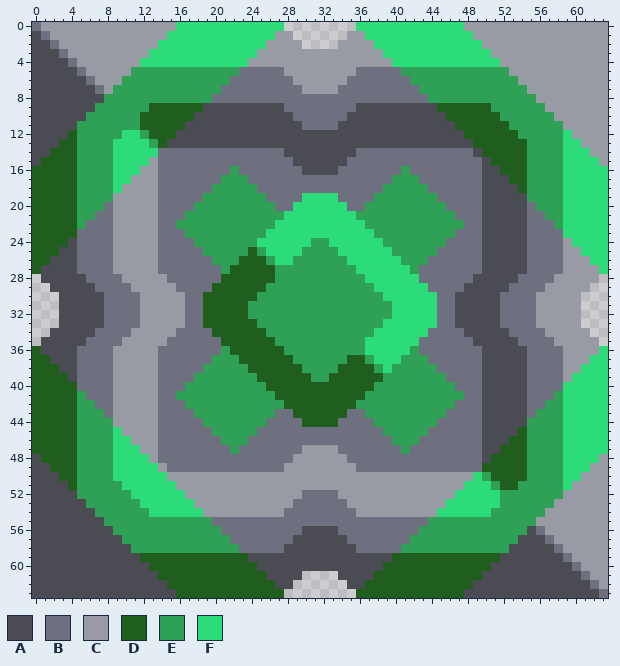
Edited in one commit: pixel-art sprite (sprites/blocks/effect/i07-renewal-dome.png). The picture above was drawn from the file before the commit.
The file is 64x64 pixels.
Palette (. is transparent): A #4a4b53  B #6e7080  C #989aa4  D #1f5e1d  E #2fa157  F #2cdc78
Pixels before (only the part around the change), first column x 0:
 0 BCCCCCCCCCCCCCCCFFFFFFFFFFFF........FFFFFFFFFFFFCCCCCCCCCCCCCCCC
 1 ABCCCCCCCCCCCCCFFFFFFFFFFFFCC......CCFFFFFFFFFFFFCCCCCCCCCCCCCCC
 2 AABCCCCCCCCCCCFFFFFFFFFFFFCCCC....CCCCFFFFFFFFFFFFCCCCCCCCCCCCCC
 3 AAABCCCCCCCCCFFFFFFFFFFFFCCCCCCCCCCCCCCFFFFFFFFFFFFCCCCCCCCCCCCC
 4 AAAABCCCCCCCFFFFFFFFFFFFCCCCCCCCCCCCCCCCFFFFFFFFFFFFCCCCCCCCCCCC
 5 AAAAABCCCCCEEEEEEEEEEEEBBBBBCCCCCCCCBBBBBEEEEEEEEEEEECCCCCCCCCCC
 6 AAAAAABCCCEEEEEEEEEEEEBBBBBBBCCCCCCBBBBBBBEEEEEEEEEEEECCCCCCCCCC
 7 AAAAAAABCEEEEEEEEEEEEBBBBBBBBBCCCCBBBBBBBBBEEEEEEEEEEEECCCCCCCCC
 8 AAAAAAAAEEEEEEEEEEEEBBBBBBBBBBBBBBBBBBBBBBBBEEEEEEEEEEEECCCCCCCC
 9 AAAAAAAEEEEEEDDDDDDAAAAAAAAABBBBBBBBAAAAAAAAADDDDDDEEEEEECCCCCCC
10 AAAAAAEEEEEEDDDDDDAAAAAAAAAAABBBBBBAAAAAAAAAAADDDDDDEEEEEECCCCCC
11 AAAAAEEEEEEEDDDDDAAAAAAAAAAAAABBBBAAAAAAAAAAAAADDDDDDEEEEEECCCCC
12 AAAADEEEEEFFEDDDAAAAAAAAAAAAAAAAAAAAAAAAAAAAAAAADDDDDDEEEEEFCCCC
13 AAADDEEEEFFFFEDAAAAAAAAAAAAAAAAAAAAAAAAAAAAAAAAAADDDDDDEEEEFFCCC
14 AADDDEEEEFFFFFBBBBBBBBBBBBBBAAAAAAAABBBBBBBBBBBBBADDDDDEEEEFFFCC
15 ADDDDEEEEFFFFCBBBBBBBBBBBBBBBAAAAAABBBBBBBBBBBBBBBADDDDEEEEFFFFC
16 DDDDDEEEEFFFCCBBBBBBBBEBBBBBBBAAAABBBBBBBEBBBBBBBBAADDDEEEEFFFFF
17 DDDDDEEEEFFCCCBBBBBBBEEEBBBBBBBBBBBBBBBBEEEBBBBBBBAAADDEEEEFFFFF
18 DDDDDEEEEFCCCCBBBBBBEEEEEBBBBBBBBBBBBBBEEEEEBBBBBBAAAADEEEEFFFFF
19 DDDDDEEEECCCCCBBBBBEEEEEEEBBBBFFFFBBBBEEEEEEEBBBBBAAAAAEEEEFFFFF
20 DDDDDEEEBCCCCCBBBBEEEEEEEEEBBFFFFFFBBEEEEEEEEEBBBBAAAAABEEEFFFFF
21 DDDDDEEBBCCCCCBBBEEEEEEEEEEEFFFFFFFFEEEEEEEEEEEBBBAAAAABBEEFFFFF
22 DDDDDEBBBCCCCCBBEEEEEEEEEEEFFFFFFFFFFEEEEEEEEEEEBBAAAAABBBEFFFFF
23 DDDDDBBBBCCCCCBBBEEEEEEEEEFFFFFFFFFFFFEEEEEEEEEBBBAAAAABBBBFFFFF
24 DDDDABBBBCCCCCBBBBEEEEEEEFFFFFFEEFFFFFFEEEEEEEBBBBAAAAABBBBCFFFF
25 DDDAABBBBCCCCCBBBBBEEEEEDEFFFFEEEEFFFFFFEEEEEBBBBBAAAAABBBBCCFFF
26 DDAAABBBBCCCCCBBBBBBEEEDDDEFFEEEEEEFFFFFFEEEBBBBBBAAAAABBBBCCCFF
27 DAAAABBBBCCCCCBBBBBBBEDDDDDEEEEEEEEEFFFFFFEBBBBBBBAAAAABBBBCCCCF
28 .AAAAABBBBCCCCCBBBBBBDDDDDDEEEEEEEEEEFFFFFFBBBBBBAAAAABBBBCCCCC.
29 ..AAAAABBBBCCCCCBBBBDDDDDDEEEEEEEEEEEEFFFFFFBBBBAAAAABBBBCCCCC..
30 ...AAAAABBBBCCCCCBBDDDDDDEEEEEEEEEEEEEEFFFFFFBBAAAAABBBBCCCCC...
31 ...AAAAABBBBCCCCCBBDDDDDEEEEEEEEEEEEEEEEFFFFFBBAAAAABBBBCCCCC...
32 ...AAAAABBBBCCCCCBBDDDDDEEEEEEEEEEEEEEEEFFFFFBBAAAAABBBBCCCCC...
33 ...AAAAABBBBCCCCCBBDDDDDDEEEEEEEEEEEEEEFFFFFFBBAAAAABBBBCCCCC...
34 ..AAAAABBBBCCCCCBBBBDDDDDDEEEEEEEEEEEEFFFFFFBBBBAAAAABBBBCCCCC..
35 .AAAAABBBBCCCCCBBBBBBDDDDDDEEEEEEEEEEFFFFFFBBBBBBAAAAABBBBCCCCC.
36 DAAAABBBBCCCCCBBBBBBBEDDDDDDEEEEEEEEEFFFFFEBBBBBBBAAAAABBBBCCCCF
37 DDAAABBBBCCCCCBBBBBBEEEDDDDDDEEEEEEDDEFFFEEEBBBBBBAAAAABBBBCCCFF
38 DDDAABBBBCCCCCBBBBBEEEEEDDDDDDEEEEDDDDEFEEEEEBBBBBAAAAABBBBCCFFF
39 DDDDABBBBCCCCCBBBBEEEEEEEDDDDDDEEDDDDDDEEEEEEEBBBBAAAAABBBBCFFFF
40 DDDDDBBBBCCCCCBBBEEEEEEEEEDDDDDDDDDDDDEEEEEEEEEBBBAAAAABBBBFFFFF
41 DDDDDEBBBCCCCCBBEEEEEEEEEEEDDDDDDDDDDEEEEEEEEEEEBBAAAAABBBEFFFFF
42 DDDDDEEBBCCCCCBBBEEEEEEEEEEEDDDDDDDDEEEEEEEEEEEBBBAAAAABBEEFFFFF
43 DDDDDEEEBCCCCCBBBBEEEEEEEEEBBDDDDDDBBEEEEEEEEEBBBBAAAAABEEEFFFFF
44 DDDDDEEEECCCCCBBBBBEEEEEEEBBBBDDDDBBBBEEEEEEEBBBBBAAAAAEEEEFFFFF
45 DDDDDEEEEFCCCCBBBBBBEEEEEBBBBBBBBBBBBBBEEEEEBBBBBBAAAADEEEEFFFFF
46 DDDDDEEEEFFCCCBBBBBBBEEEBBBBBBBBBBBBBBBBEEEBBBBBBBAAADDEEEEFFFFF
47 DDDDDEEEEFFFCCBBBBBBBBEBBBBBBBCCCCBBBBBBBEBBBBBBBBAADDDEEEEFFFFF
48 ADDDDEEEEFFFFCBBBBBBBBBBBBBBBCCCCCCBBBBBBBBBBBBBBBADDDDEEEEFFFFC
49 AADDDEEEEFFFFFCBBBBBBBBBBBBBCCCCCCCCBBBBBBBBBBBBBBDDDDDEEEEFFFCC
50 AAADDEEEEFFFFFFCCCCCCCCCCCCCCCCCCCCCCCCCCCCCCCCCCFEDDDDEEEEFFCCC
51 AAAADEEEEEFFFFFFCCCCCCCCCCCCCCCCCCCCCCCCCCCCCCCCFFFEDDEEEEEFCCCC
52 AAAAAEEEEEEFFFFFFCCCCCCCCCCCCCBBBBCCCCCCCCCCCCCFFFFFEEEEEEECCCCC
53 AAAAAAEEEEEEFFFFFFCCCCCCCCCCCBBBBBBCCCCCCCCCCCFFFFFFEEEEEECCCCCC
54 AAAAAAAEEEEEEFFFFFFCCCCCCCCCBBBBBBBBCCCCCCCCCFFFFFFEEEEEECCCCCCC
55 AAAAAAAAEEEEEEEEEEEEBBBBBBBBBBBBBBBBBBBBBBBBEEEEEEEEEEEECCCCCCCC
56 AAAAAAAAAEEEEEEEEEEEEBBBBBBBBBAAAABBBBBBBBBEEEEEEEEEEEEABCCCCCCC
57 AAAAAAAAAAEEEEEEEEEEEEBBBBBBBAAAAAABBBBBBBEEEEEEEEEEEEAAABCCCCCC
58 AAAAAAAAAAAEEEEEEEEEEEEBBBBBAAAAAAAABBBBBEEEEEEEEEEEEAAAAABCCCCC
59 AAAAAAAAAAAADDDDDDDDDDDDAAAAAAAAAAAAAAAADDDDDDDDDDDDAAAAAAABCCCC
60 AAAAAAAAAAAAADDDDDDDDDDDDAAAAAAAAAAAAAADDDDDDDDDDDDAAAAAAAAABCCC
61 AAAAAAAAAAAAAADDDDDDDDDDDDAAAA....AAAADDDDDDDDDDDDAAAAAAAAAAABCC
62 AAAAAAAAAAAAAAADDDDDDDDDDDDAA......AADDDDDDDDDDDDAAAAAAAAAAAAABC
63 AAAAAAAAAAAAAAAADDDDDDDDDDDD........DDDDDDDDDDDDAAAAAAAAAAAAAAAB
After:
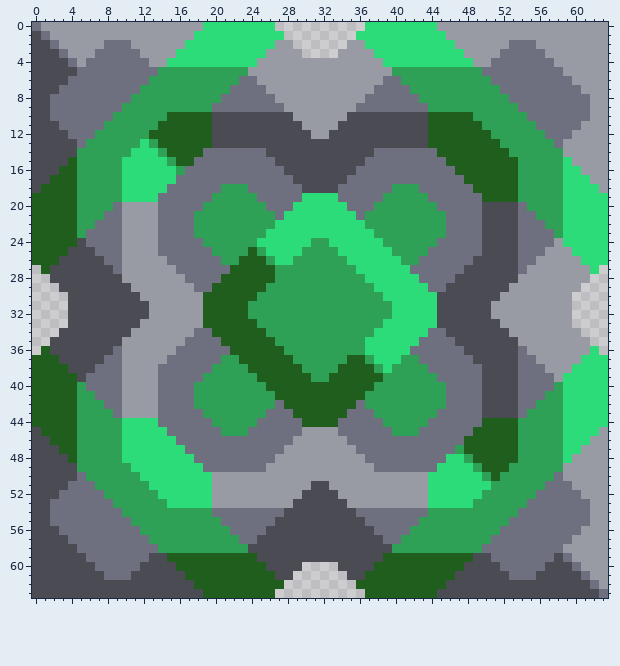
Changes in this commit:
Changed rows in their new state; - is an unchanged pixel.
first column x 0:
 0 ----------------CCC--------.--------.--------CCC----------------
 1 ---------------CCC---------F.------.F---------CCC---------------
 2 --------BBB---CCC---------F--.----.--F---------CCC---BBB--------
 3 -------BBBBB-CCC---------F----....----F---------CCC-BBBBB-------
 4 ------BBBBBBBCC---------F--------------F---------CCBBBBBBB------
 5 ------BBBBBBBB---------ECCCC--------CCCCE---------BBBBBBBBB-----
 6 ----BB-BBBBBB---------E--CCCC------CCCC--E---------BBBBBBBBB----
 7 ---BBBB-BBBB---------E----CCCC----CCCC----E---------BBBBBBBBB---
 8 --BBBBBBBBB---------E------CCCCCCCCCC------E---------BBBBBBBBB--
 9 --BBBBBBBB---EEEEEEEBBBBBBBBCCCCCCCCBBBBBBBBEEEEEEE---BBBBBBBB--
10 --BBBBBBB---EEE---DD---------CCCCCC---------DD---EEE---BBBBBBB--
11 ---BBBBB----EE---DDD----------CCCC----------DDD---EEE---BBBBB---
12 ----BBB---EE----DDDD-----------CC-----------DDDD---EEE---BBB----
13 ---AAB---EEE---DDDDD------------------------DDDDD---EEE---BCC---
14 --AAA----EE---EDDDD-------AA--------AA-------DDDDD---EE----CCC--
15 -AAA-----E---FFEDD---------AA------AA---------DDDDD---E-----CCC-
16 AAA------E--FFFFE-----B-----AA----AA-----B-----DDDDD--E------CCC
17 AA-------E-FFFFF-----BBB-----AAAAAA-----BBB-----DDDDD-E-------CC
18 A--------EFFFFF-----B---B-----AAAA-----B---B-----DDDDDE--------C
19 ---------EFFFF-----B-----B------------B-----B-----DDDDE---------
20 --------EB--------B-------B----------B-------B--------BE--------
21 -------E-B-------B---------B--------B---------B-------B-E-------
22 ------E--B------BB----------------------------BB------B--E------
23 -----E---B-------B----------------------------B-------B---E-----
24 ----DA---B--------B--------------------------B--------B---CF----
25 ---D-AA--B---------B------------------------B---------B--CC-F---
26 --D--AAA-B----C-----B----------------------B-----A----B-CCC--F--
27 .D---AAAAB----CC-----B--------------------B-----AA----BCCCC---F.
28 -.----AAAA-----CC------------------------------AA-----CCCC----.-
29 --.----AAAA-----CC----------------------------AA-----CCCC----.--
30 ---.----AAAA-----CC--------------------------AA-----CCCC----.---
31 ---.----AAAAA----CC--------------------------AA----CCCCC----.---
32 ---.----AAAAA----CC--------------------------AA----CCCCC----.---
33 ---.----AAAA-----CC--------------------------AA-----CCCC----.---
34 --.----AAAA-----CC----------------------------AA-----CCCC----.--
35 -.----AAAA-----CC------------------------------AA-----CCCC----.-
36 .D---AAAAB----CC-----B--------------------B-----AA----BCCCC---F.
37 --D--AAA-B----C-----B----------------------B-----A----B-CCC--F--
38 ---D-AA--B---------B------------------------B---------B--CC-F---
39 ----DA---B--------B--------------------------B--------B---CF----
40 -----E---B-------B----------------------------B-------B---E-----
41 ------E--B------BB----------------------------BB------B--E------
42 -------E-B-------B---------B--------B---------B-------B-E-------
43 --------EB--------B-------B----------B-------B--------BE--------
44 ---------EFFFF-----B-----B------------B-----B-----DDDDE---------
45 A--------EFFFFF-----B---B-----CCCC-----B---B-----DDDDDE--------C
46 AA-------E-FFFFF-----BBB-----CCCCCC-----BBB-----DDDDD-E-------CC
47 AAA------E--FFFFF-----B-----CC----CC-----B-----EDDDD--E------CCC
48 -AAA-----E---FFFFF---------CC------CC---------FFEDD---E-----CCC-
49 --AAA----EE---FFFFF-------CC--------CC-------FFFFE---EE----CCC--
50 ---AAB---EEE---FFFFF------------------------FFFFF---EEE---BCC---
51 ----BBB---EEE---FFFF-----------AA-----------FFFF----EE---BBB----
52 ---BBBBB---EEE---FFF----------AAAA----------FFF---EE----BBBBB---
53 --BBBBBBB---EEE---FF---------AAAAAA---------FF---EEE---BBBBBBB--
54 --BBBBBBBB---EEEEEEEBBBBBBBBAAAAAAAABBBBBBBBEEEEEEE---BBBBBBBB--
55 --BBBBBBBBB---------E------AAAAAAAAAA------E---------BBBBBBBBB--
56 ---BBBBBBBBB---------E----AAAA----AAAA----E---------BBBB-BBBB---
57 ----BBBBBBBBB---------E--AAAA------AAAA--E---------BBBBBB-BB----
58 -----BBBBBBBBB---------EAAAA--------AAAAE---------BBBBBBBB------
59 ------BBBBBBBAA---------D--------------D---------AABBBBBBB------
60 -------BBBBB-AAA---------D----....----D---------AAA-BBBBB-------
61 --------BBB---AAA---------D--.----.--D---------AAA---BBB--------
62 ---------------AAA---------D.------.D---------AAA---------------
63 ----------------AAA--------.--------.--------AAA----------------
Changed places in both pictures, as pixel boxes (x1, y1, x2, y2):
changed: (32, 22, 608, 598)
